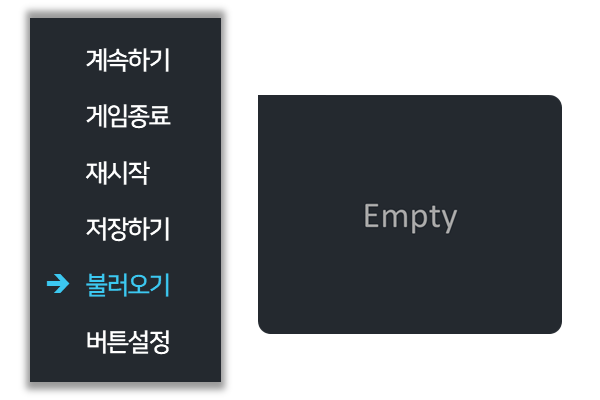
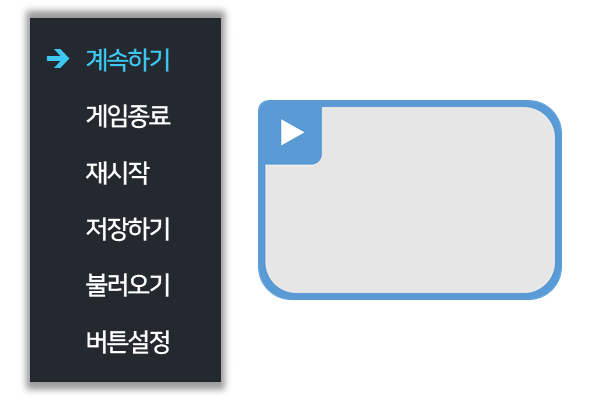
The second 600 x 400 image is a revision of the first. Changes to its layers:
painted on "레이어 #1" over box(258, 95, 562, 334)
painted on "붙여 넣은 레이어" over box(46, 48, 562, 334)
